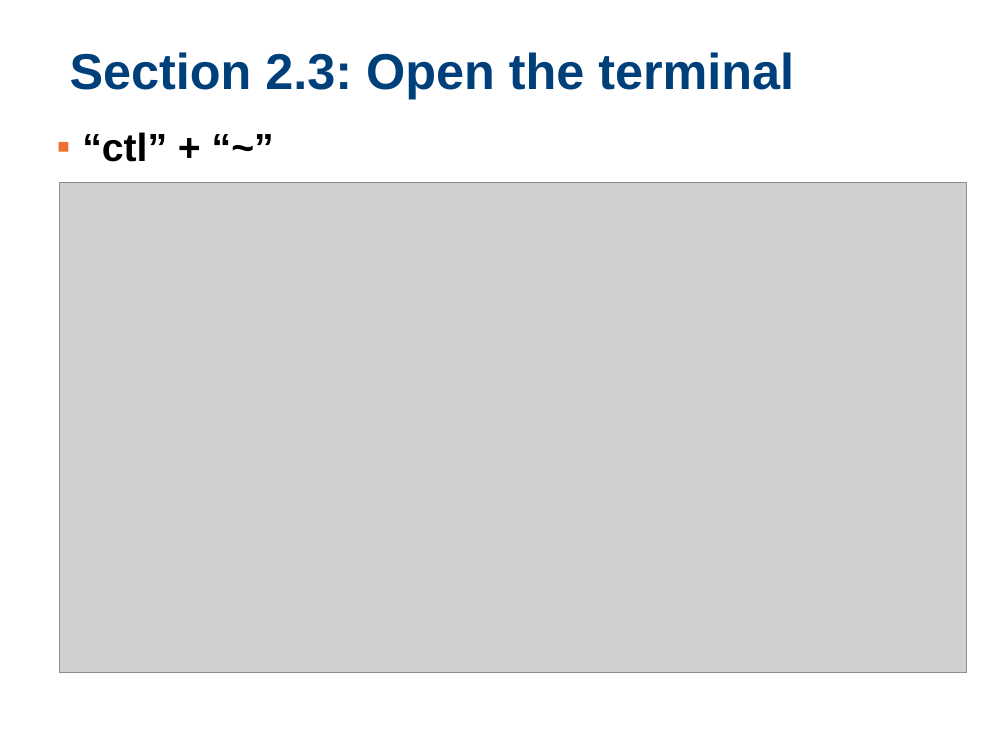
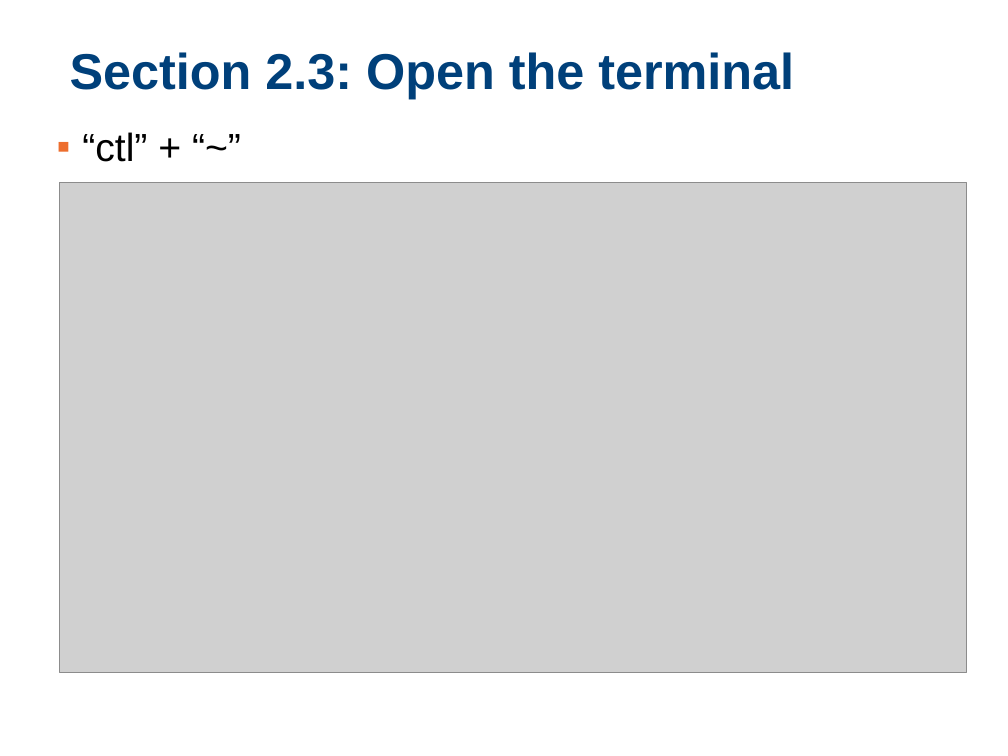
Before and after one commit to samchung0117/sigite2023-example, a slide deck: slide 14 of 02 HOS/ACM SIGITE 2023 HOS.pptx. Drawn at 1008x756 pixels with LibreOffice and Linux fonts; fonts in the diff are those of the drawing; grey boxes stand for pictures; background and template pictures are left out. Boxes give left, top, right and bottom in pixels: in the first picture for what was removed or moved away, otherwise in the second. Text is boxed around its words. In the diff, an @@ line names an element or a change of style, - is before the commit and + after.

```diff
--- a/02 HOS/ACM SIGITE 2023 HOS.pptx
+++ b/02 HOS/ACM SIGITE 2023 HOS.pptx
@@ text "“ctl” + “~”" at <box>82,132,147,162</box>: bold off @@
```
Also in this commit, not shown: 7 other slides changed.
